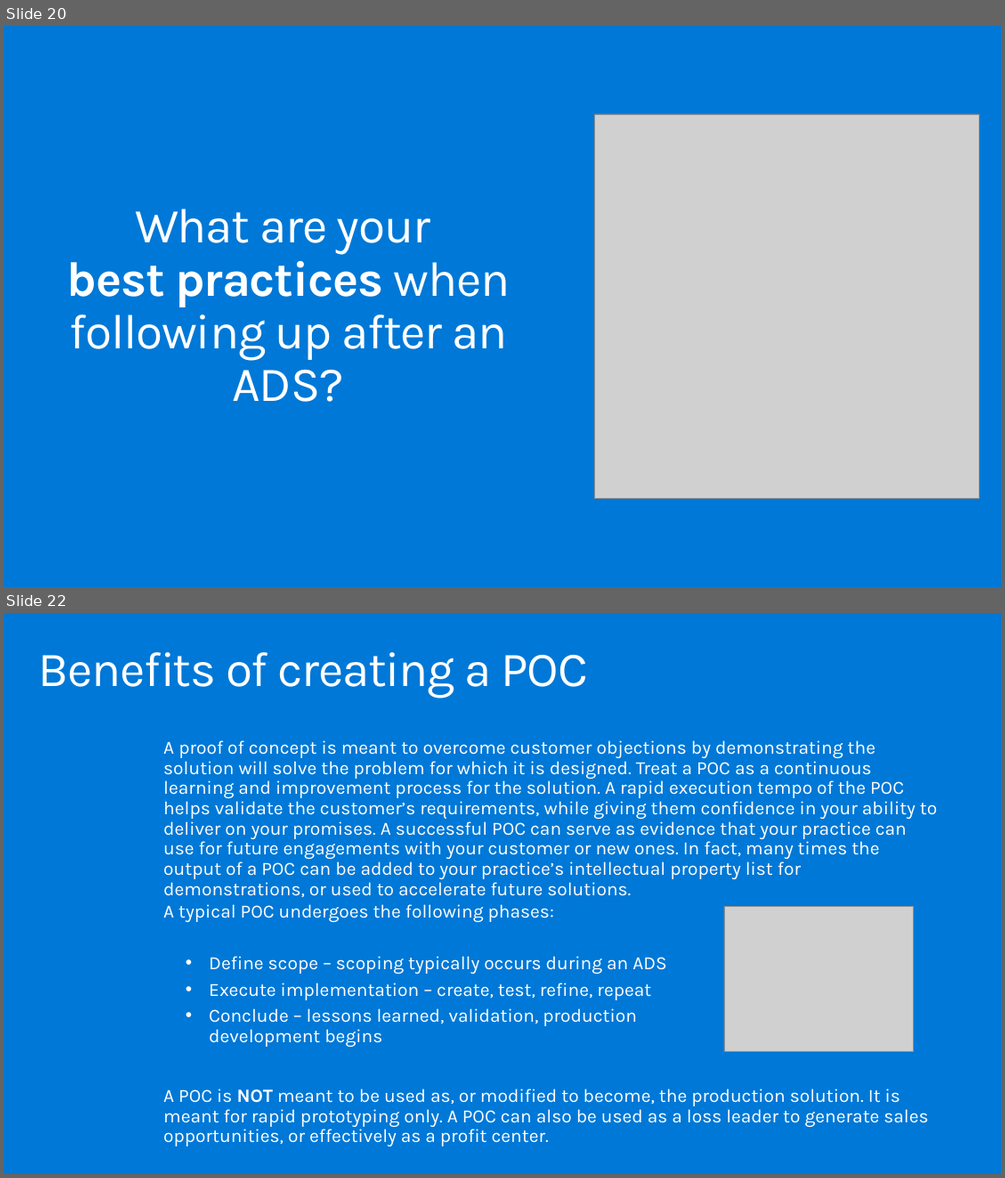
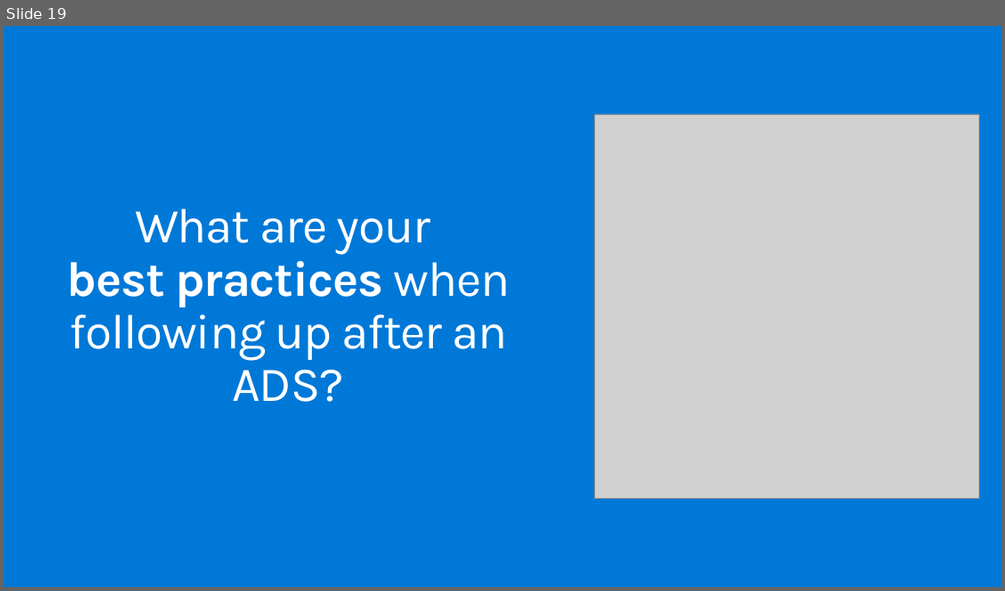
Before and after one commit to solliancenet/ica-wbs, a slide deck: Financial service modernization workshop/mastering-the-ads-deck.pptx. Shown one above the other, each under a label of ours: slides 20 and 22 before the commit, slide 19 after it; the slides between them are not shown. The pictures are 1005x1178 and 1005x591 pixels, drawn with LibreOffice and Linux fonts; fonts in the diff are those of the drawing; grey boxes stand for pictures. Boxes give left, top, right and bottom in pixels: in the first picture for what was removed or moved away, otherwise in the second. Text is boxed around its words. In the diff, an @@ line names an element or a change of style, - is before the commit and + after.

Commit message:
updated ads and wb decks

```diff
--- a/Financial service modernization workshop/mastering-the-ads-deck.pptx
+++ b/Financial service modernization workshop/mastering-the-ads-deck.pptx
@@ slide 22 removed at bbox=[4, 613, 1001, 1174], background #0078D7 @@
@@ title removed at bbox=[38, 652, 588, 698] @@
-Benefits of creating a POC
@@ text removed at bbox=[163, 740, 937, 897] @@
-A proof of concept is meant to overcome customer objections by demonstrating the solution will solve the problem for which it is designed. Treat a POC as a continuous learning and improvement process for the solution. A rapid execution tempo of the POC helps validate the customer’s requirements, while giving them confidence in your ability to deliver on your promises. A successful POC can serve as evidence that your practice can use for future engagements with your customer or new ones. In fact, many times the output of a POC can be added to your practice’s intellectual property list for demonstrations, or used to accelerate future solutions.
@@ text removed at bbox=[163, 904, 554, 922] @@
-A typical POC undergoes the following phases:
@@ picture removed at bbox=[724, 906, 914, 1051] @@
@@ text removed at bbox=[209, 956, 667, 1046] @@
-• Define scope – scoping typically occurs during an ADS
-• Execute implementation – create, test, refine, repeat
-• Conclude – lessons learned, validation, production development begins
@@ text removed at bbox=[163, 1088, 928, 1146] @@
-A POC is NOT meant to be used as, or modified to become, the production solution. It is meant for rapid prototyping only. A POC can also be used as a loss leader to generate sales opportunities, or effectively as a profit center.
@@ what was slide 20 is now slide 19 @@
```
Also in this commit, not shown: 5 other slides removed, 1 other file.
